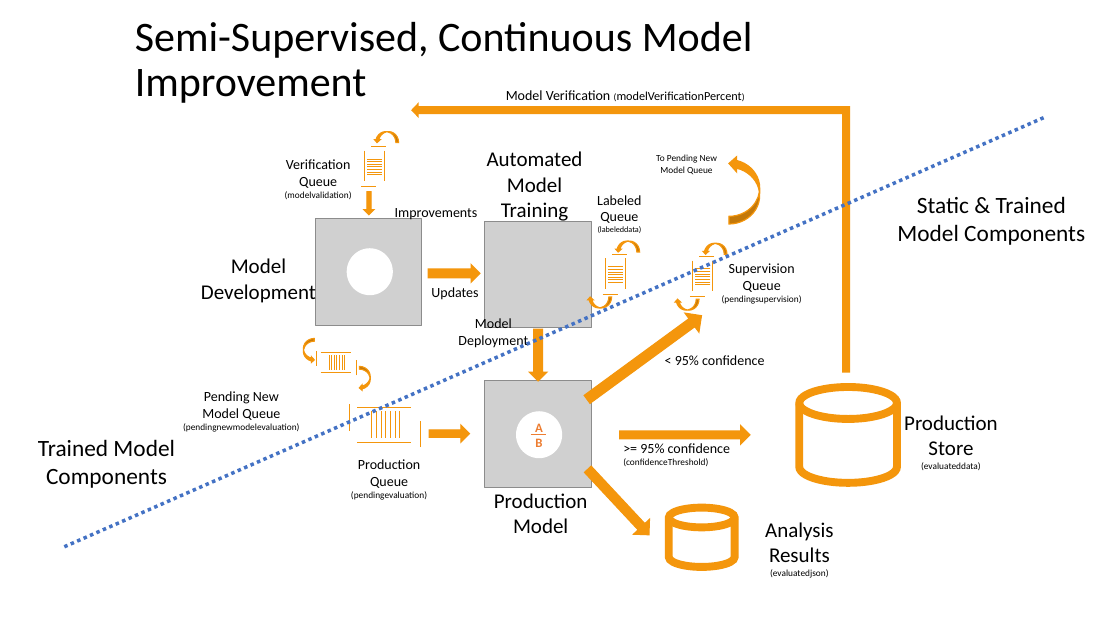
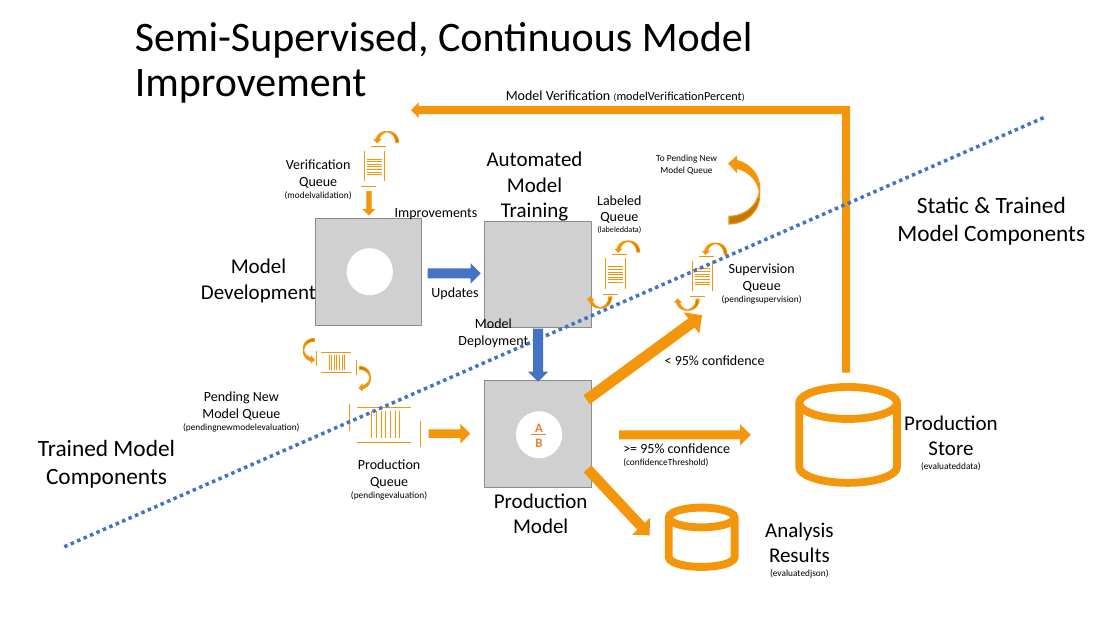
Before and after one commit to thaugensorg/MLProfessoar, a slide deck: slide 1 of semisupervisedFramework/Architecture.pptx. Drawn at 1120x630 pixels with LibreOffice and Linux fonts; fonts in the diff are those of the drawing; grey boxes stand for pictures. Boxes give left, top, right and bottom in pixels: in the first picture for what was removed or moved away, otherwise in the second. Text is boxed around its words. In the diff, an @@ line names an element or a change of style, - is before the commit and + after.

Commit message:
first compiled version of trained model framework

```diff
--- a/semisupervisedFramework/Architecture.pptx
+++ b/semisupervisedFramework/Architecture.pptx
@@ down arrow at [428, 263, 481, 284]: fill #F4960C to #4472C4 @@
@@ down arrow at [528, 329, 549, 381]: fill #F4960C to #4472C4 @@
```
Also in this commit, not shown: 5 other files.
